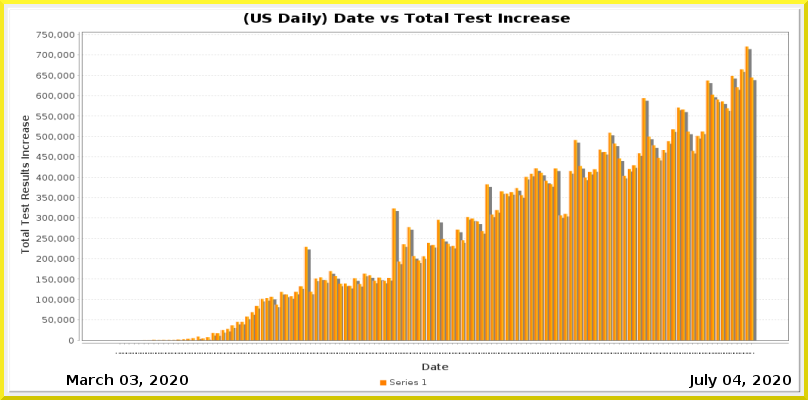
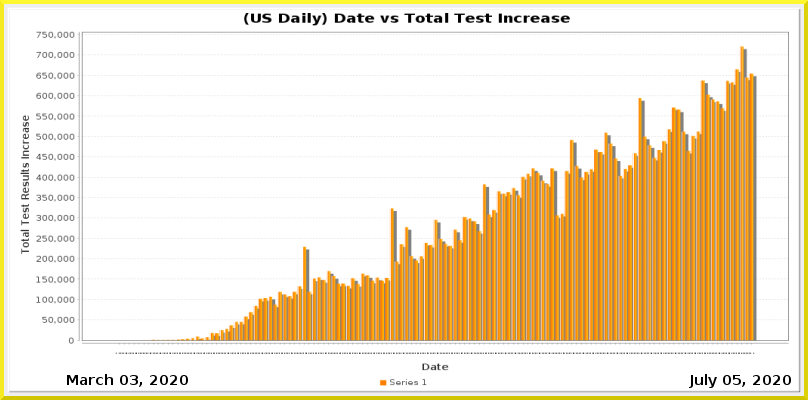
Before/after of a (808, 400) layered artwork. What changed in the layer stack:
painted on "Current Date" over 733, 375, 741, 385
painted on "Date_vs_TestIncrease.png" over 118, 46, 757, 354
